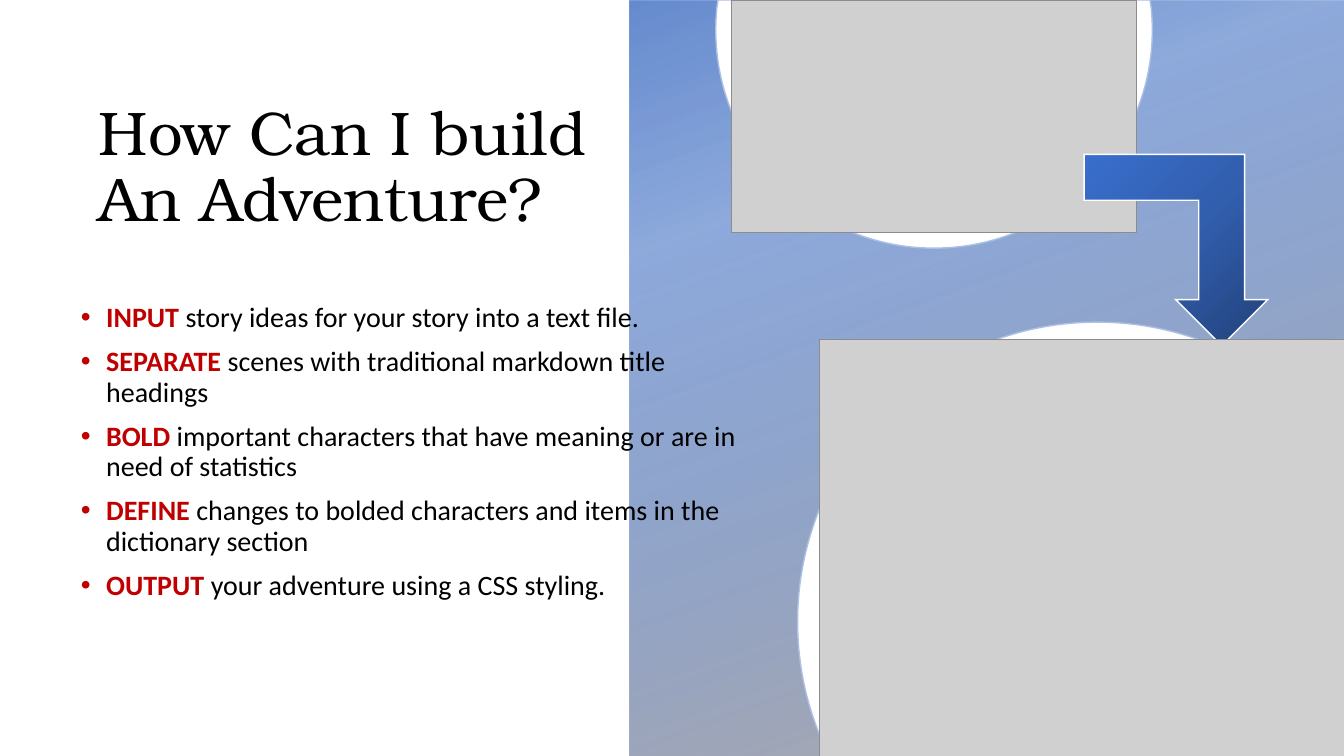
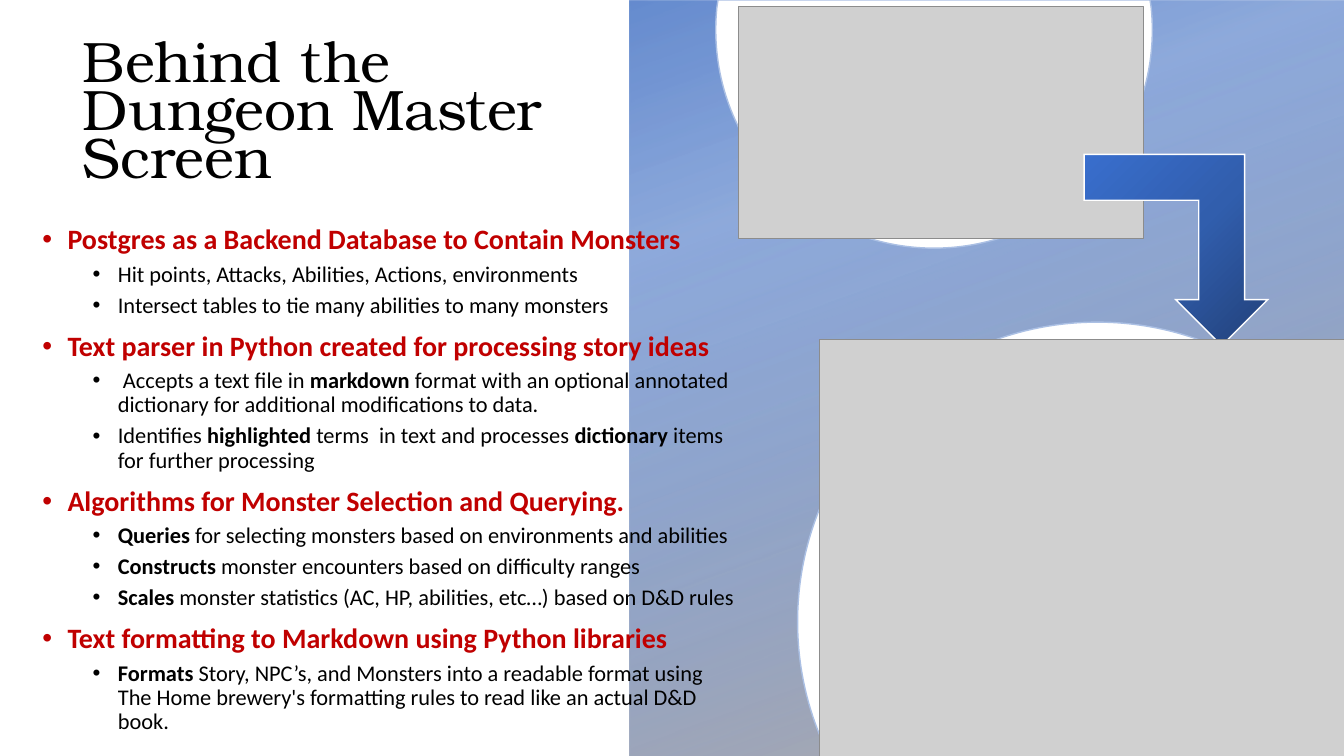
Before and after one commit to Handriel137/Adventure-Tools, a slide deck: slide 4 of Adventure Day.pptx. Drawn at 1344x756 pixels with LibreOffice and Linux fonts; fonts in the diff are those of the drawing; grey boxes stand for pictures; background and template pictures are left out. Boxes give left, top, right and bottom in pixels: in the first picture for what was removed or moved away, otherwise in the second. Text is boxed around its words. In the diff, an @@ line names an element or a change of style, - is before the commit and + after.

Commit message:
npc markdown working, text formatting for scenes completed.  Titles able to be found.  Ready for formatting

```diff
--- a/Adventure Day.pptx
+++ b/Adventure Day.pptx
@@ picture: place and size @@
-picture at box(731, 0, 1136, 232)
+picture at box(738, 6, 1143, 238)
@@ text at box(83, 41, 542, 179): text changed; size 44 to 40.7 pt @@
-How Can I build An Adventure?
+Behind the Dungeon Master Screen
@@ text at box(68, 226, 733, 729): text changed; size 20 to 16 pt @@
-• INPUT story ideas for your story into a text file.
-• SEPARATE scenes with traditional markdown title headings
-• BOLD important characters that have meaning or are in need of statistics
-• DEFINE changes to bolded characters and items in the dictionary section
-• OUTPUT your adventure using a CSS styling.
+• Postgres as a Backend Database to Contain Monsters
+  • Hit points, Attacks, Abilities, Actions, environments
+  • Intersect tables to tie many abilities to many monsters
+• Text parser in Python created for processing story ideas
+  • Accepts a text file in markdown format with an optional annotated dictionary for additional modifications to data.
+  • Identifies highlighted terms in text and processes dictionary items for further processing
+• Algorithms for Monster Selection and Querying.
+  • Queries for selecting monsters based on environments and abilities
+  • Constructs monster encounters based on difficulty ranges
+  • Scales monster statistics (AC, HP, abilities, etc…) based on D&D rules
+• Text formatting to Markdown using Python libraries
+  • Formats Story, NPC’s, and Monsters into a readable format using The Home brewery's formatting rules to read like an actual D&D book.
```
Also in this commit, not shown: 3 other slides changed, 1 slide added, 9 other files.
